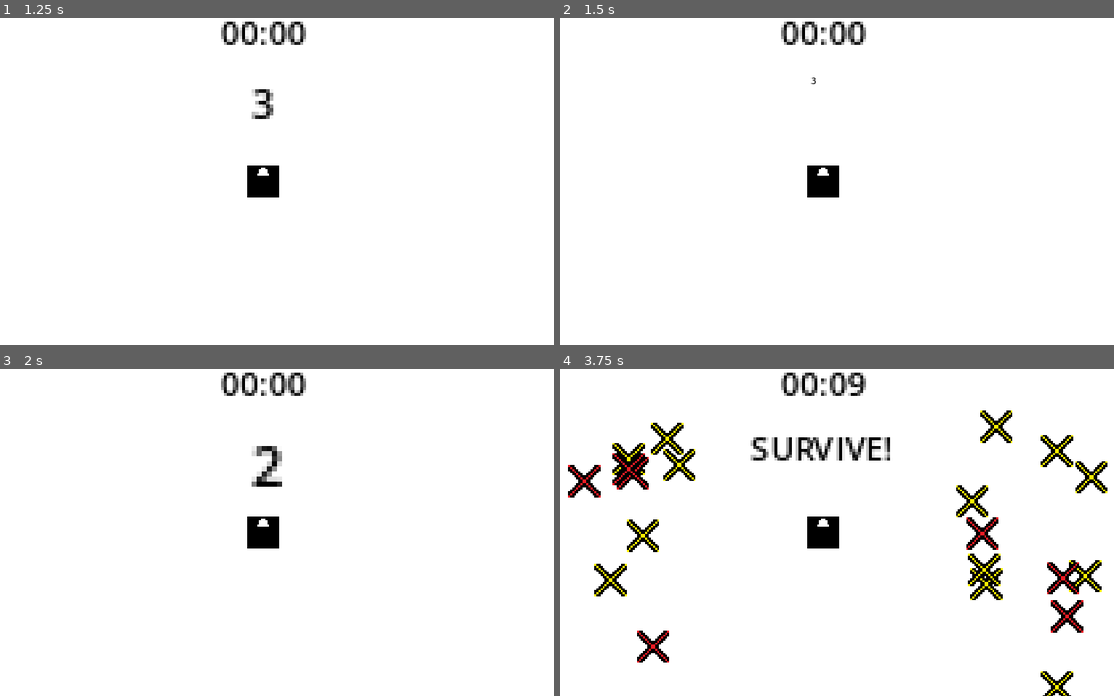
Above: before the commit, frames 1-4 (two rows, left to right).
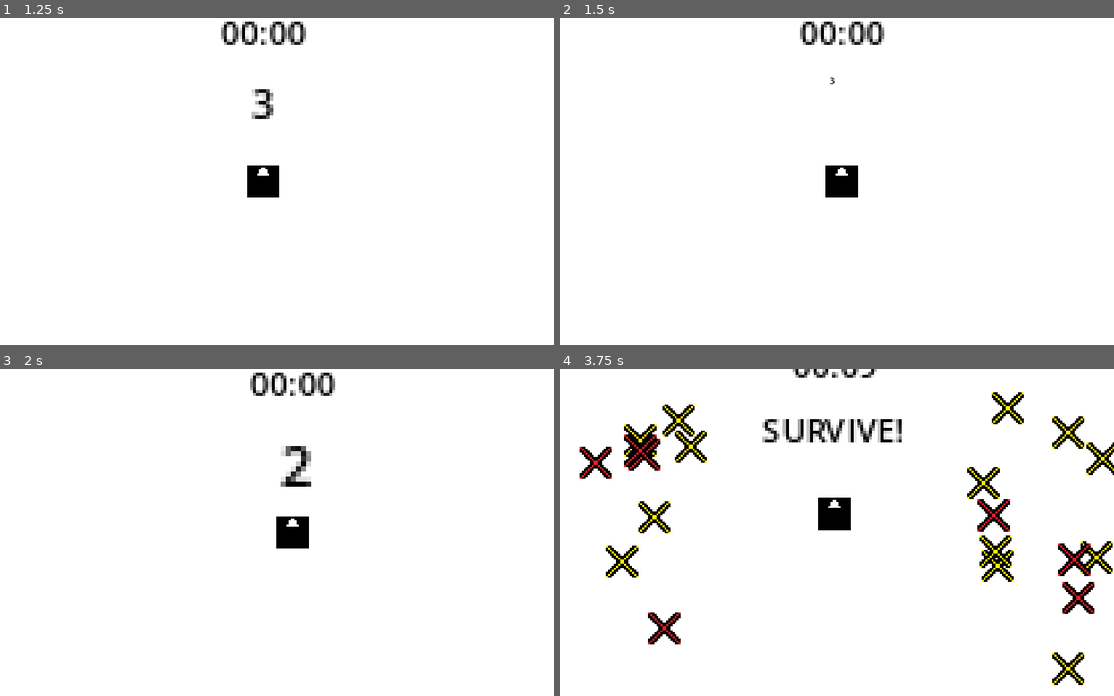
Above: after the commit, the same moments.

Repository: Marcin-Lach/javsc
Game: Godot game, scene res://menu.tscn
Same seed, same stepped clock (60 frames per second), same inputs: the game is played once before the commit and once after it.
Inputs:
- Up to frame 1 (1.25 s): click "Start Game" at 0.5 s
- Up to frame 2 (1.5 s): hold Right (right) from 1.28 s (still down)
- Up to frame 3 (2 s): keep holding Right (right)
- Up to frame 4 (3.75 s): release Right (right) at 2.03 s; hold Down (down) 2.03-2.78 s; hold Right (right) 2.78-3.53 s; hold Up (up) from 3.53 s (still down)

Frame 1 is identical in both runs. In frame 2, 1.4% of the frame differs, in the area x 39-59%, y 1-55%; in frame 3, 2.9%; in frame 4, 13%, in the area x 1-100%, y 0-100%.

Commit message:
Decoupled camera and player
piece by piece

Diff:
--- a/src/FollowPlayer.gd
+++ b/src/Camera.gd
@@ -1,6 +1,11 @@
 extends Camera2D
 
 @onready var player_node = $"/root/Main/Player"
+
+var target : Node2D
+
+func set_target(theTarget : Node2D):
+	target = theTarget
 
 # Called when the node enters the scene tree for the first time.
 func _ready():
@@ -9,4 +14,5 @@
 
 # Called every frame. 'delta' is the elapsed time since the previous frame.
 func _process(delta):
-	position = player_node.position
+	if target != null:
+		position = target.position
--- a/src/Main.gd
+++ b/src/Main.gd
@@ -17,6 +17,7 @@
 	pause_label.hide()
 	count_to_start_timer.start()
 	survive_label.hide()
+	$Camera2D.set_target($Player)
 
 # Called every frame. 'delta' is the elapsed time since the previous frame.
 func _process(delta):
--- a/src/main.tscn
+++ b/src/main.tscn
@@ -1,9 +1,9 @@
-[gd_scene load_steps=8 format=3 uid="uid://dsdrfppncpd4h"]
+[gd_scene load_steps=8 format=3 uid="uid://bmndo5gsewlhg"]
 
 [ext_resource type="Script" path="res://Player/PlayerMovement.gd" id="1_iupss"]
 [ext_resource type="Script" path="res://Main.gd" id="1_m6dua"]
 [ext_resource type="Texture2D" uid="uid://jrr7qxwty5og" path="res://Player/player-sprite.png" id="2_06xwx"]
-[ext_resource type="Script" path="res://FollowPlayer.gd" id="4_8ipmc"]
+[ext_resource type="Script" path="res://Camera.gd" id="4_tx8gv"]
 [ext_resource type="Script" path="res://TimeLeftLabel.gd" id="5_6i7gd"]
 [ext_resource type="Script" path="res://CountToStart.gd" id="6_hkhxr"]
 
@@ -33,7 +33,8 @@
 
 [node name="Camera2D" type="Camera2D" parent="."]
 zoom = Vector2(4, 4)
-script = ExtResource("4_8ipmc")
+position_smoothing_enabled = true
+script = ExtResource("4_tx8gv")
 
 [node name="PauseLabel" type="Label" parent="Camera2D"]
 self_modulate = Color(0, 0, 0, 1)
Not shown, changed: diary/README.md
